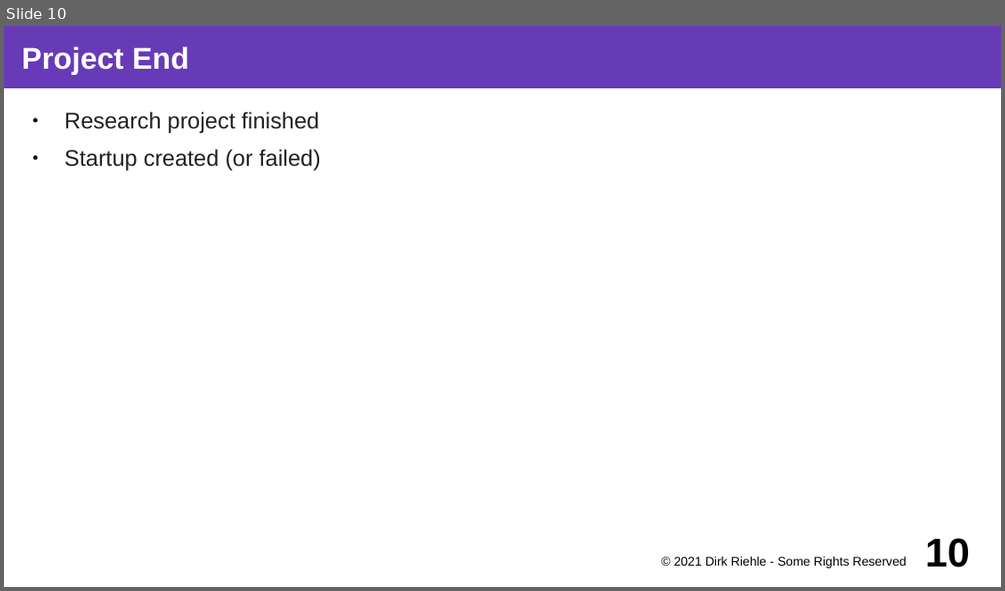
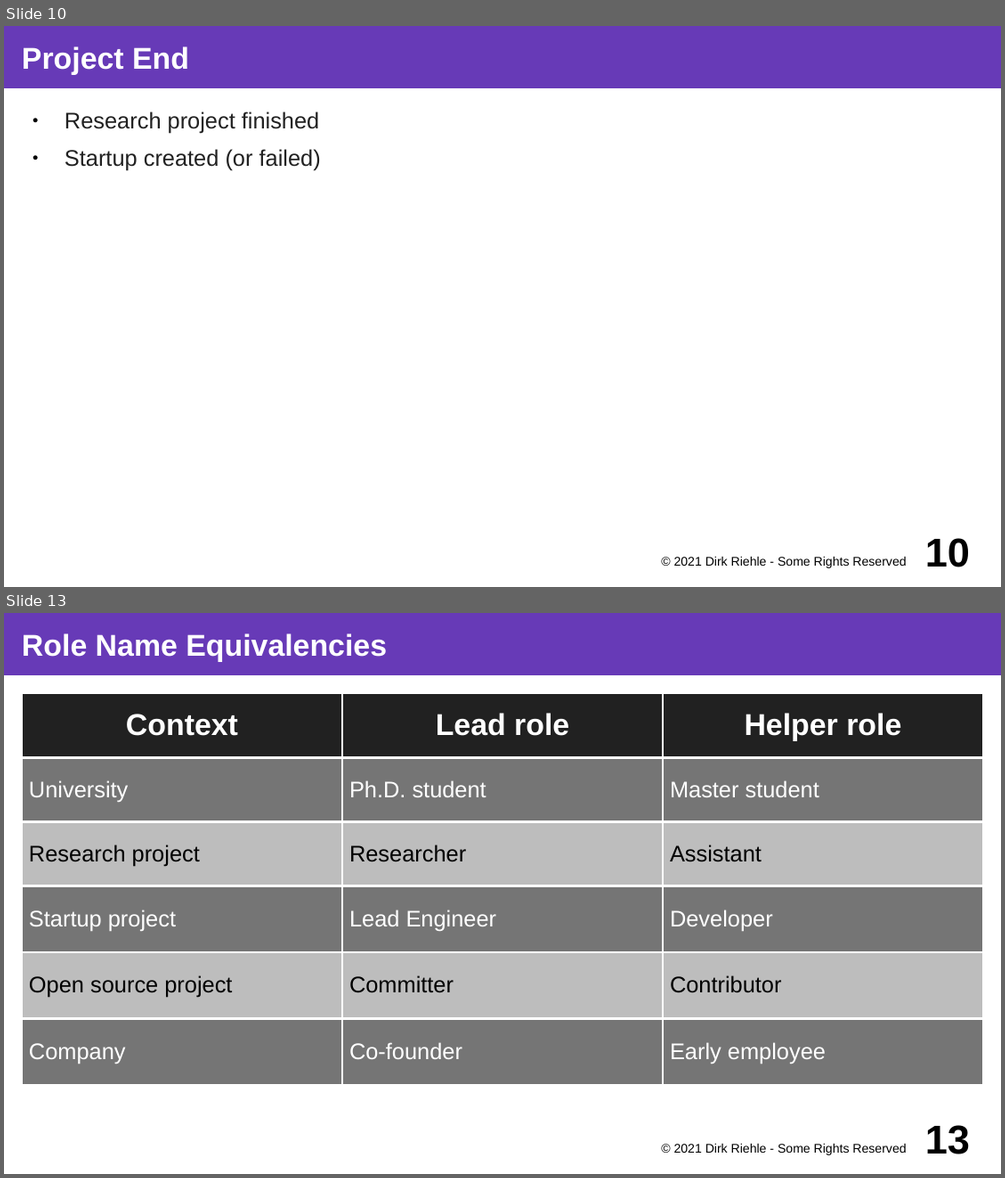
Before and after one commit to dirkriehle/coss-course, a slide deck: Lecture slides/COSS D02 - Research and Startup.odp. Shown one above the other, each under a label of ours: slide 10 before the commit, slides 10 and 13 after it; the slides between them are not shown. The pictures are 1005x591 and 1005x1178 pixels, drawn with LibreOffice and Linux fonts; fonts in the diff are those of the drawing. Boxes give left, top, right and bottom in pixels: in the first picture for what was removed or moved away, otherwise in the second. Text is boxed around its words. In the diff, an @@ line names an element or a change of style, - is before the commit and + after.

Commit message:
Updated role names in research-to-startup slides D02

```diff
--- a/Lecture slides/COSS D02 - Research and Startup.odp
+++ b/Lecture slides/COSS D02 - Research and Startup.odp
@@ slide 13 added at bbox=[4, 613, 1001, 1174], background #FFFFFF @@
@@ title added at bbox=[4, 613, 1001, 675], fill #673AB7, 24 pt, text #FFFFFF, bold @@
+Role Name Equivalencies
@@ table added at bbox=[22, 693, 983, 1086], 6 rows, 3 columns @@
+Context | Lead role | Helper role
+University | Ph.D. student | Master student
+Research project | Researcher | Assistant
+Startup project | Lead Engineer | Developer
+Open source project | Committer | Contributor
+Company | Co-founder | Early employee
@@ text added at bbox=[674, 1143, 906, 1155], 10 pt, text #000000 @@
+© 2021 Dirk Riehle - Some Rights Reserved
@@ page number added at bbox=[925, 1125, 970, 1154], 32 pt, text #000000, bold @@
+13
```
Also in this commit, not shown: 6 slides changed, 2 other files.
